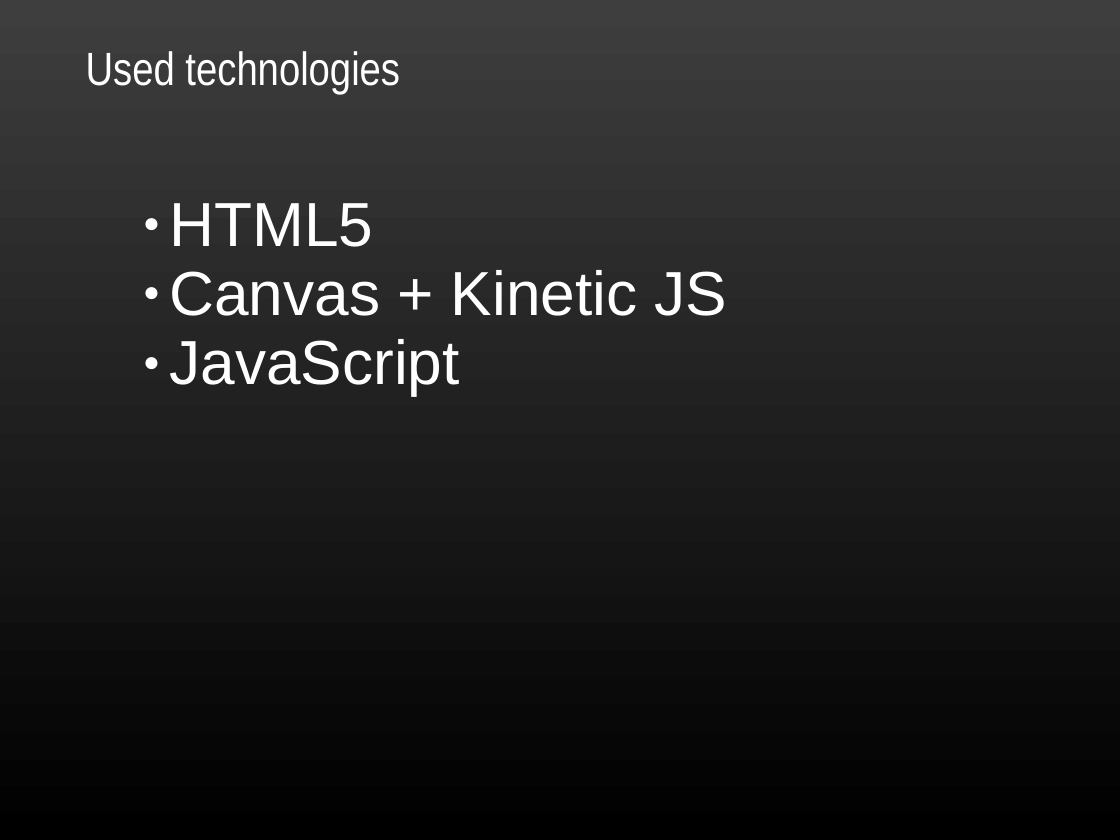
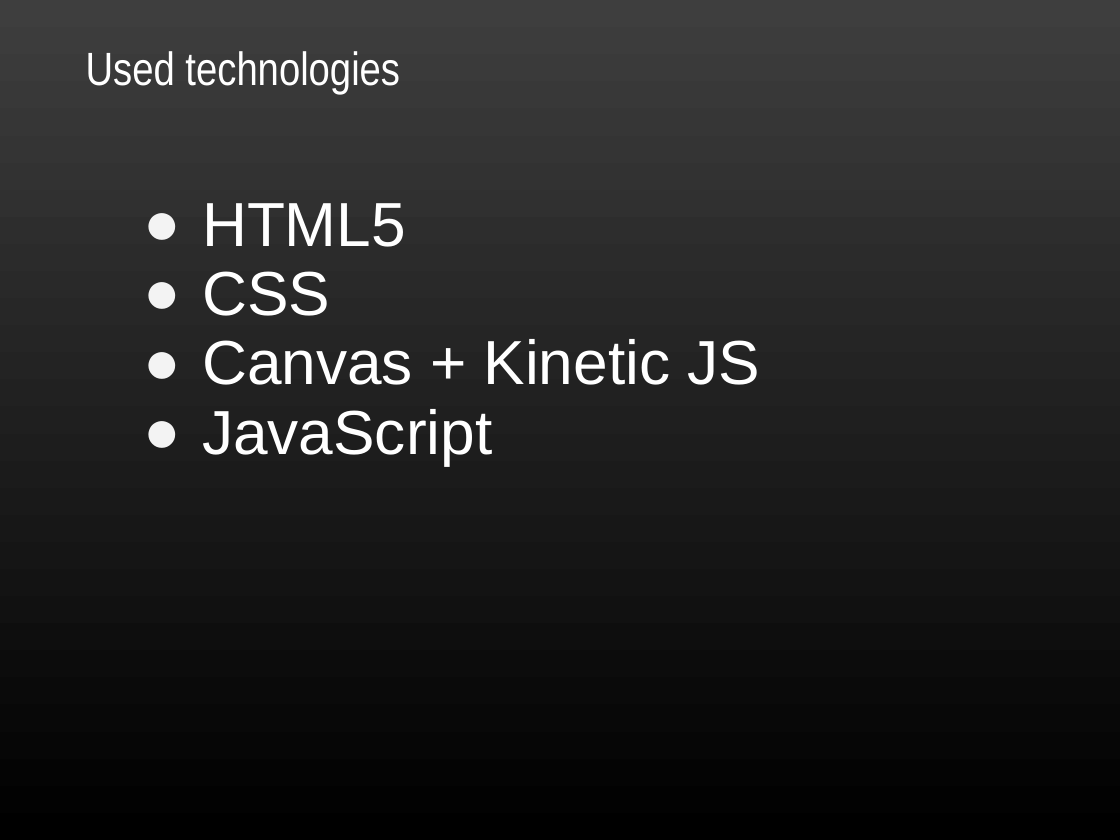
Before and after one commit to TeamSimba/Flapper, a slide deck: slide 4 of Flappy/Documentation/presentation.ppt. Drawn at 1120x840 pixels with LibreOffice and Linux fonts; fonts in the diff are those of the drawing; background and template pictures are left out. Boxes give left, top, right and bottom in pixels: in the first picture for what was removed or moved away, otherwise in the second. Text is boxed around its words. In the diff, an @@ line names an element or a change of style, - is before the commit and + after.

```diff
--- a/Flappy/Documentation/presentation.ppt
+++ b/Flappy/Documentation/presentation.ppt
@@ text at (x1=202, y1=203, x2=761, y2=465): indent changed; bullet colour #FFFFFF to #F3F3F3 @@
@@ text at (x1=202, y1=271, x2=330, y2=316): paragraph added @@
+● CSS
```
Also in this commit, not shown: 3 other slides changed, 7 other files.
